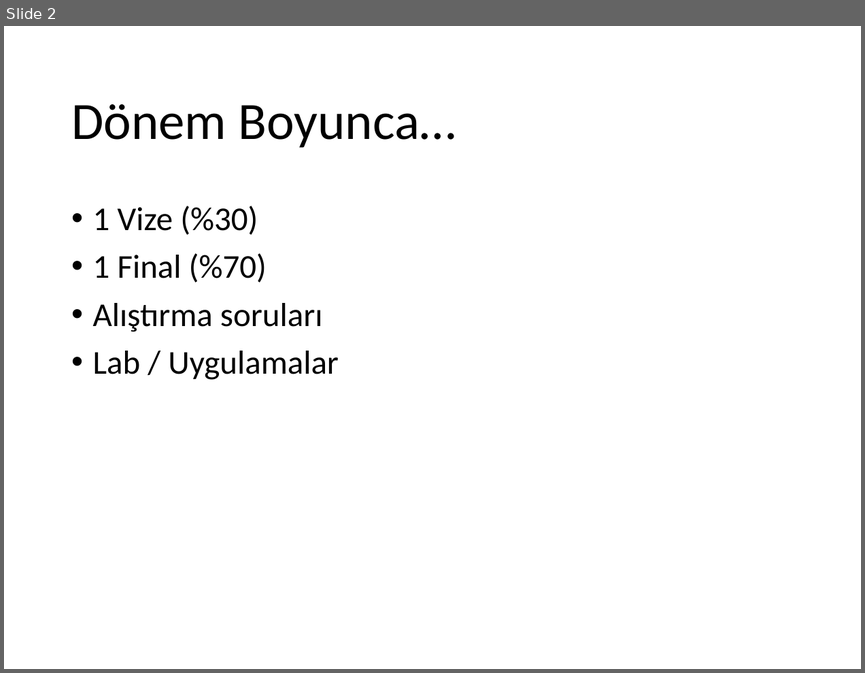
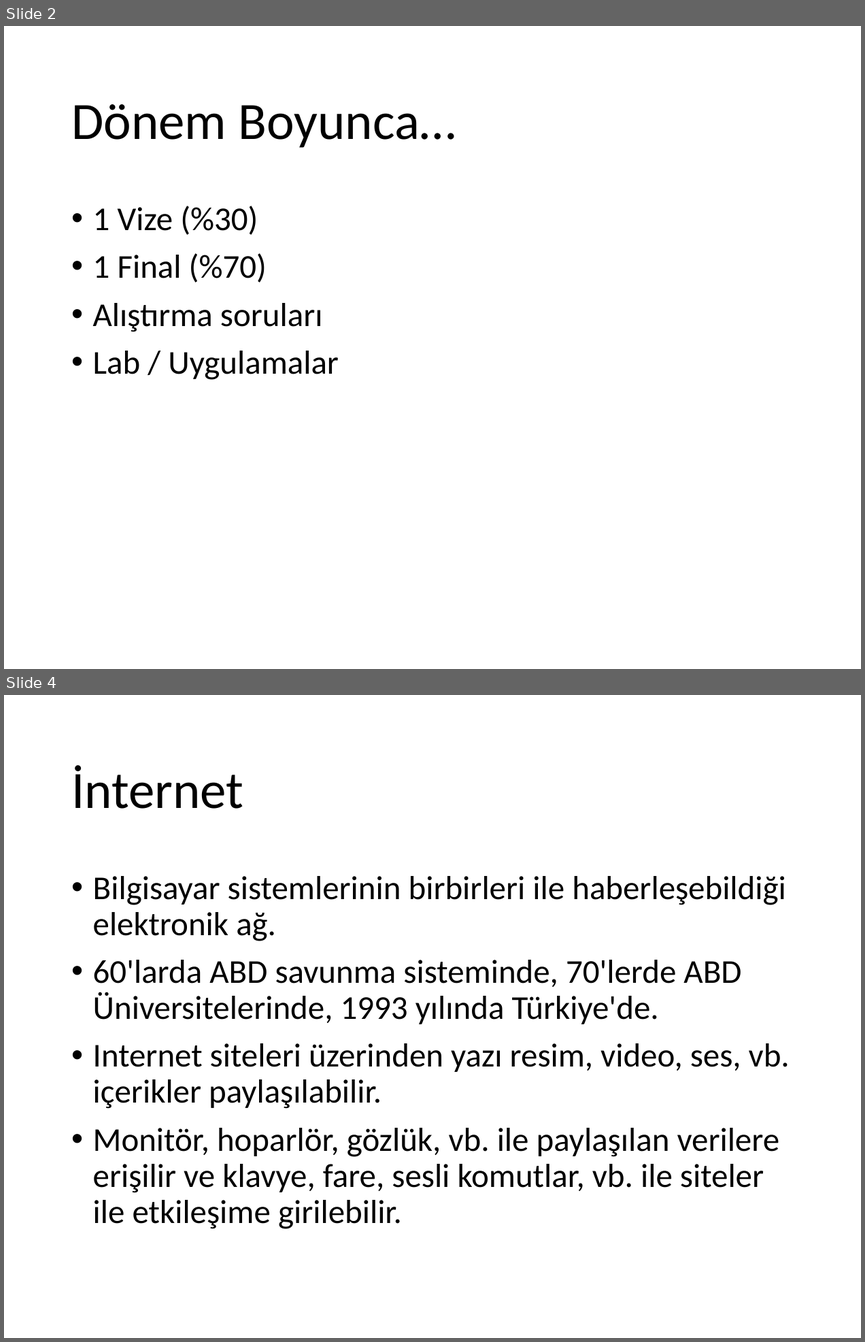
Before and after one commit to ihpar/web, a slide deck: Slides/Ders 0.pptx. Shown one above the other, each under a label of ours: slide 2 before the commit, slides 2 and 4 after it; the slides between them are not shown. The pictures are 865x673 and 865x1342 pixels, drawn with LibreOffice and Linux fonts; fonts in the diff are those of the drawing. Boxes give left, top, right and bottom in pixels: in the first picture for what was removed or moved away, otherwise in the second. Text is boxed around its words. In the diff, an @@ line names an element or a change of style, - is before the commit and + after.

```diff
--- a/Slides/Ders 0.pptx
+++ b/Slides/Ders 0.pptx
@@ slide 4 added at box(4, 695, 861, 1338), background #FFFFFF @@
@@ title added at box(71, 765, 243, 809), 44 pt, text #000000 @@
+İnternet
@@ text added at box(93, 876, 789, 1229), 28 pt, text #000000 @@
+• Bilgisayar sistemlerinin birbirleri ile haberleşebildiği elektronik ağ.
+• 60'larda ABD savunma sisteminde, 70'lerde ABD Üniversitelerinde, 1993 yılında Türkiye'de.
+• Internet siteleri üzerinden yazı resim, video, ses, vb. içerikler paylaşılabilir.
+• Monitör, hoparlör, gözlük, vb. ile paylaşılan verilere erişilir ve klavye, fare, sesli komutlar, vb. ile siteler ile etkileşime girilebilir.
```
Also in this commit, not shown: 2 slides changed, 5 other slides added, 1 slide removed.
